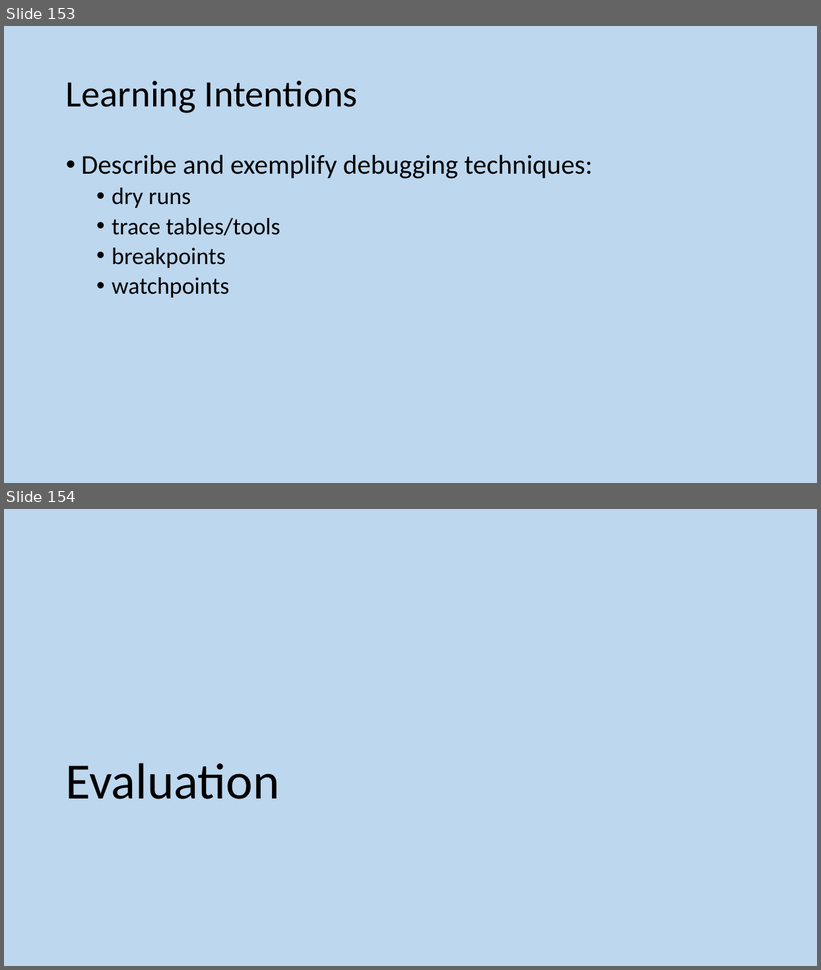
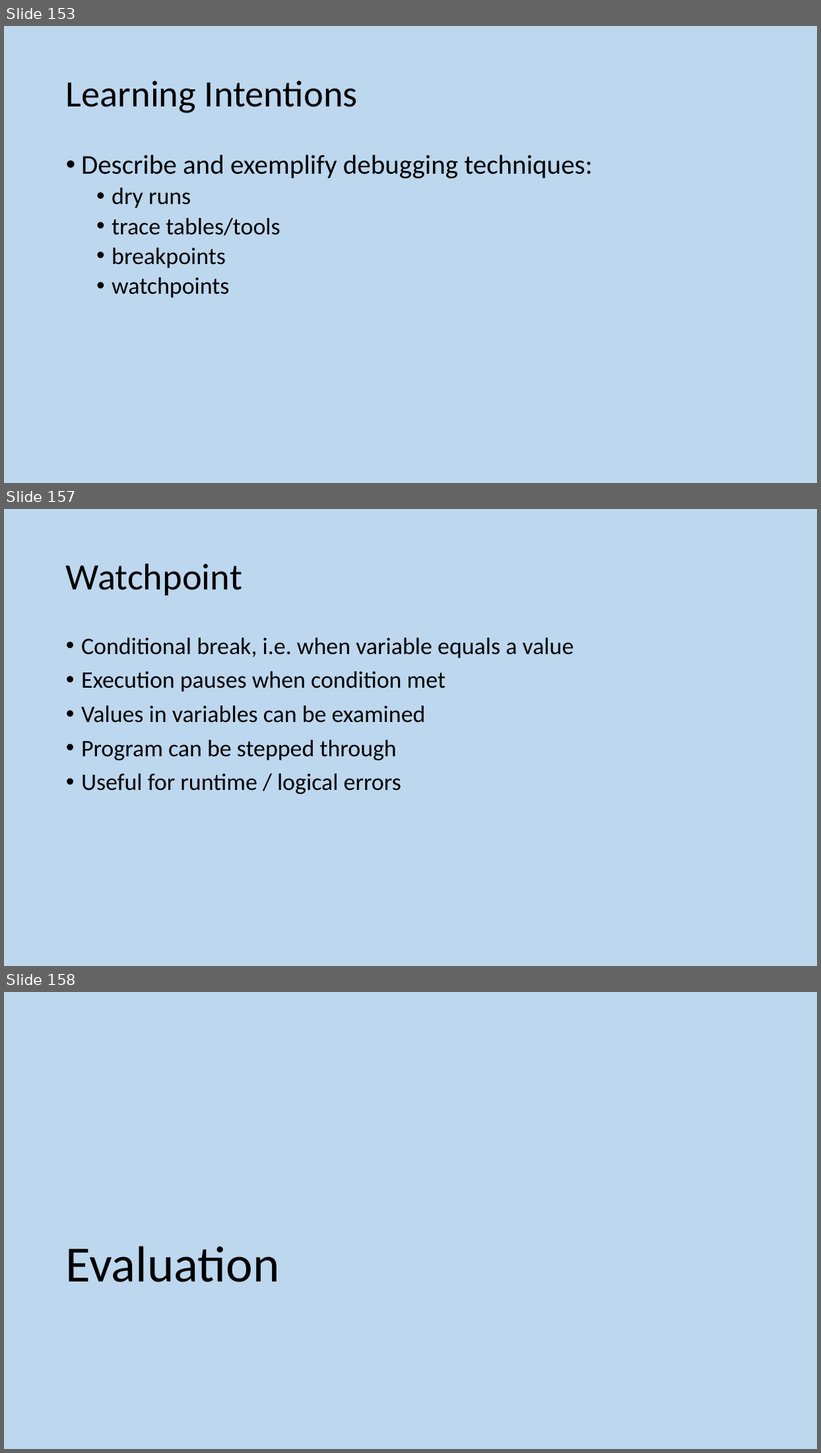
Before and after one commit to MrFriendCS/MrFriendCS.github.io, a slide deck: higher/sdd/H CS SDD Slides.pptx. Shown one above the other, each under a label of ours: slides 153 and 154 before the commit, slides 153, 157 and 158 after it; the slides between them are not shown. The pictures are 821x970 and 821x1453 pixels, drawn with LibreOffice and Linux fonts; fonts in the diff are those of the drawing. Boxes give left, top, right and bottom in pixels: in the first picture for what was removed or moved away, otherwise in the second. Text is boxed around its words. In the diff, an @@ line names an element or a change of style, - is before the commit and + after.

```diff
--- a/higher/sdd/H CS SDD Slides.pptx
+++ b/higher/sdd/H CS SDD Slides.pptx
@@ slide 157 added at [4, 509, 817, 966], background #BDD7EE @@
@@ title added at [66, 563, 242, 595], 44 pt, text #000000 @@
+Watchpoint
@@ text added at [81, 638, 574, 794], 28 pt, text #000000 @@
+• Conditional break, i.e. when variable equals a value
+• Execution pauses when condition met
+• Values in variables can be examined
+• Program can be stepped through
+• Useful for runtime / logical errors
@@ what was slide 154 is now slide 158 @@
```
Also in this commit, not shown: 5 slides changed, 9 other slides added, 4 slides removed.
